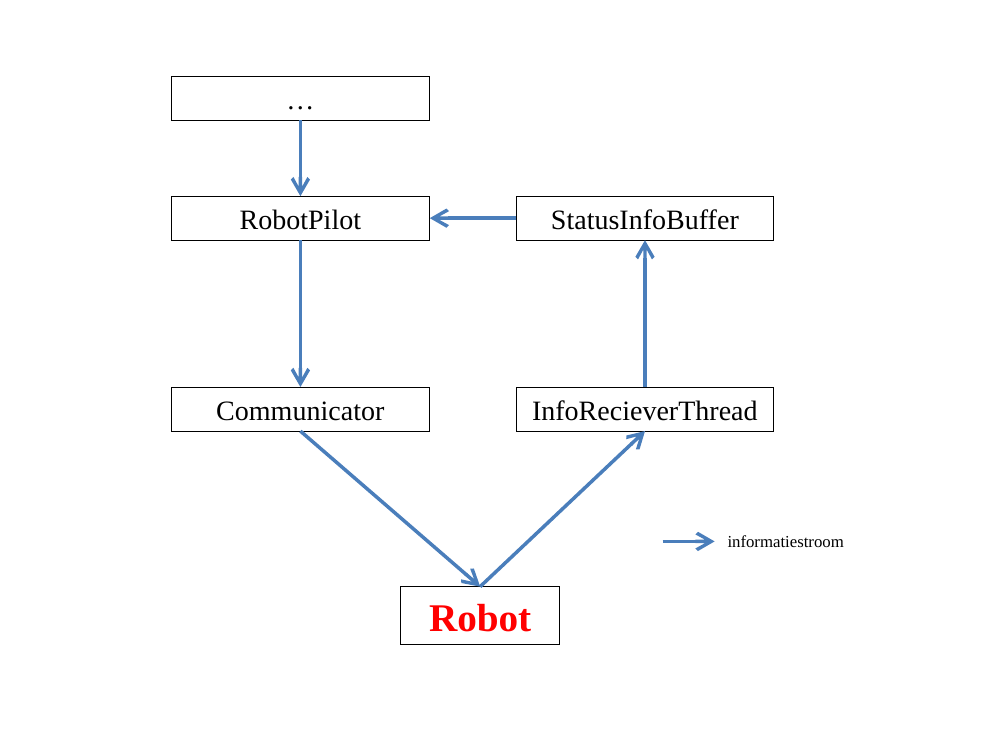
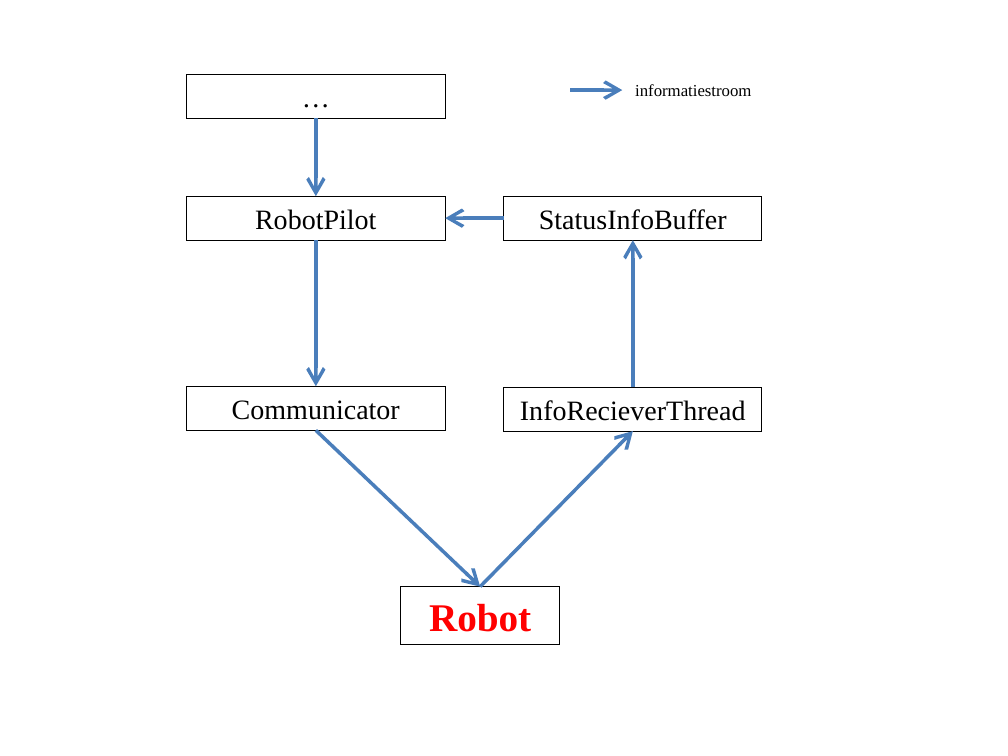
Before and after one commit to toonn/SilverSurfer, a slide deck: slide 3 of SilverSurferVerslag/Verslag demo 4/Klassendiagramma.pptx. Drawn at 1008x756 pixels with LibreOffice and Linux fonts; fonts in the diff are those of the drawing. Boxes give left, top, right and bottom in pixels: in the first picture for what was removed or moved away, otherwise in the second. Text is boxed around its words. In the diff, an @@ line names an element or a change of style, - is before the commit and + after.

```diff
--- a/SilverSurferVerslag/Verslag demo 4/Klassendiagramma.pptx
+++ b/SilverSurferVerslag/Verslag demo 4/Klassendiagramma.pptx
@@ 3 rectangles, 1 arrow: place and size @@
-3 rectangles, 1 arrow at [171,77,430,431]
+3 rectangles, 1 arrow at [186,75,446,430]
@@ text "informatiestroom": place and size @@
-text "informatiestroom" at [728,535,844,547]
+text "informatiestroom" at [635,84,751,96]
@@ arrow moved from (300, 121) - (300, 197) to (316, 118) - (316, 197) @@
@@ arrow moved from (662, 541) - (715, 541) to (571, 90) - (622, 90) @@
@@ arrow moved from (516, 218) - (429, 218) to (504, 218) - (446, 218) @@
@@ 2 rectangles, 1 arrow: place and size @@
-2 rectangles, 1 arrow at [516,197,774,431]
+2 rectangles, 1 arrow at [504,197,762,431]
@@ arrow moved from (300, 431) - (480, 587) to (316, 430) - (480, 587) @@
@@ arrow moved from (480, 587) - (645, 431) to (480, 587) - (633, 431) @@
```
Also in this commit, not shown: 2 other slides changed, 4 other files.
